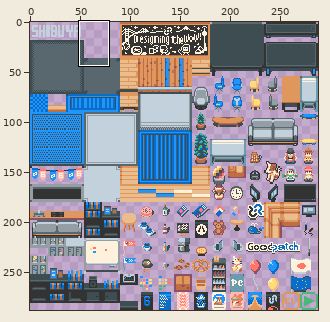
Sprite sheet, stored at tileset_inside.png. Above, an overview of the earlier version with the close-up marked.
Close-up. The starting point:
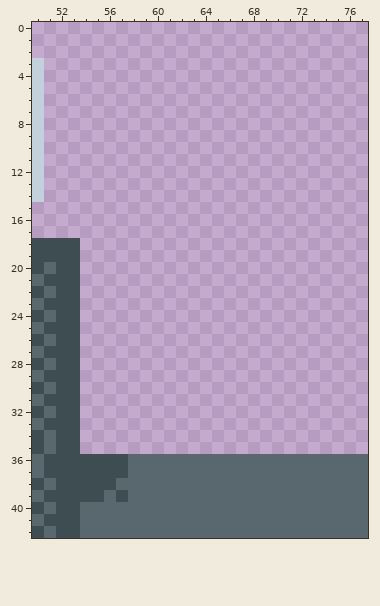
The file is 288x288 pixels. Shown: x 50..77, y 0..42.
Once edited:
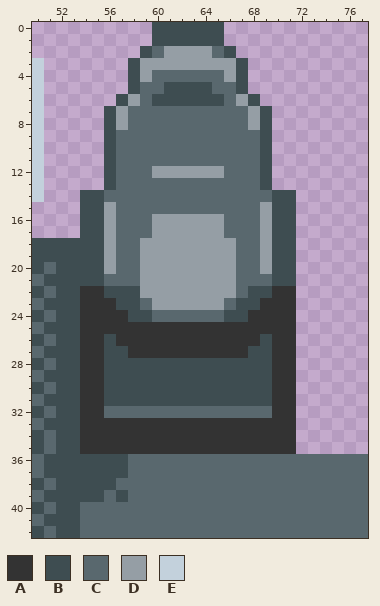
Palette (. is transparent): A #333333  B #3e4d51  C #59686e  D #959ea5  E #c3d1dc
What changed:
@@ x 50..77 @@
- 0 ............................
- 1 ............................
- 2 ............................
- 3 E...........................
- 4 E...........................
- 5 E...........................
- 6 E...........................
- 7 E...........................
- 8 E...........................
- 9 E...........................
-10 E...........................
-11 E...........................
-12 E...........................
-13 E...........................
-14 E...........................
-15 ............................
-16 ............................
-17 ............................
-18 BBBB........................
-19 BBBB........................
-20 BCBB........................
-21 CBBB........................
-22 BCBB........................
-23 CBBB........................
-24 BCBB........................
-25 CBBB........................
-26 BCBB........................
-27 CBBB........................
-28 BCBB........................
-29 CBBB........................
-30 BCBB........................
-31 CBBB........................
-32 BCBB........................
-33 CBBB........................
-34 BCBB........................
-35 BCBB........................
+ 0 ..........BBBBBB............
+ 1 ..........BBBBBB............
+ 2 .........BCDDDDCB...........
+ 3 E.......BDDDDDDDDB..........
+ 4 E.......BDCCCCCCDB..........
+ 5 E.......BCCBBBBCCB..........
+ 6 E......BDCBBBBBBCDB.........
+ 7 E.....BDCCCCCCCCCCDB........
+ 8 E.....BDCCCCCCCCCCDB........
+ 9 E.....BCCCCCCCCCCCCB........
+10 E.....BCCCCCCCCCCCCB........
+11 E.....BCCCCCCCCCCCCB........
+12 E.....BCCCDDDDDDCCCB........
+13 E.....BCCCCCCCCCCCCB........
+14 E...BBCCCCCCCCCCCCCCBB......
+15 ....BBDCCCCCCCCCCCCDBB......
+16 ....BBDCCCDDDDDDCCCDBB......
+17 ....BBDCCCDDDDDDCCCDBB......
+18 BBBBBBDCCDDDDDDDDCCDBB......
+19 BBBBBBDCCDDDDDDDDCCDBB......
+20 BCBBBBDCCDDDDDDDDCCDBB......
+21 CBBBBBCCCDDDDDDDDCCCBB......
+22 BCBBAABBBDDDDDDDDCBBAA......
+23 CBBBAAABBCDDDDDDCBBAAA......
+24 BCBBAAAABBCCCCCCBBAAAA......
+25 CBBBAAAAAAAAAAAAAAAAAA......
+26 BCBBAABAAAAAAAAAAAABAA......
+27 CBBBAABBAAAAAAAAAABBAA......
+28 BCBBAABBBBBBBBBBBBBBAA......
+29 CBBBAABBBBBBBBBBBBBBAA......
+30 BCBBAABBBBBBBBBBBBBBAA......
+31 CBBBAABBBBBBBBBBBBBBAA......
+32 BCBBAACCCCCCCCCCCCCCAA......
+33 CBBBAAAAAAAAAAAAAAAAAA......
+34 BCBBAAAAAAAAAAAAAAAAAA......
+35 BCBBAAAAAAAAAAAAAAAAAA......
 36 CBBBBBBBCCCCCCCCCCCCCCCCCCCC
Changed places in both close-ups, as pixel boxes (x1, y1, x2, y2):
added: (80, 22, 296, 454)
